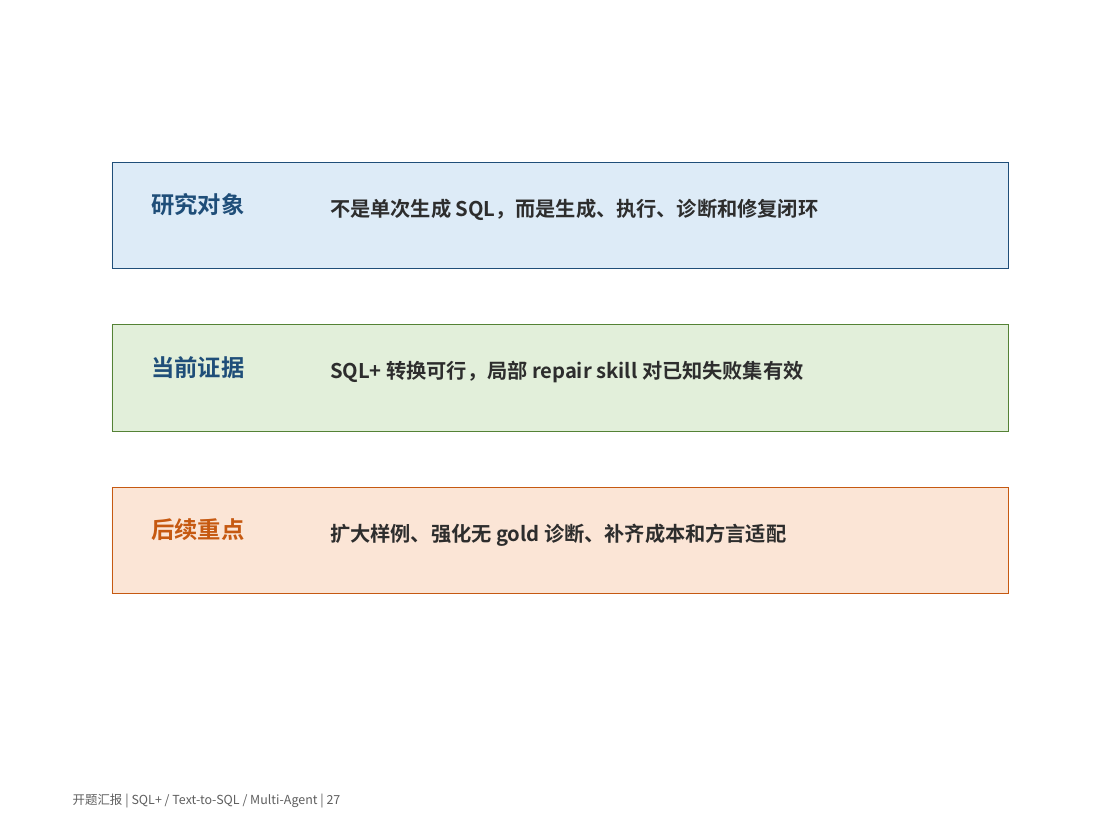
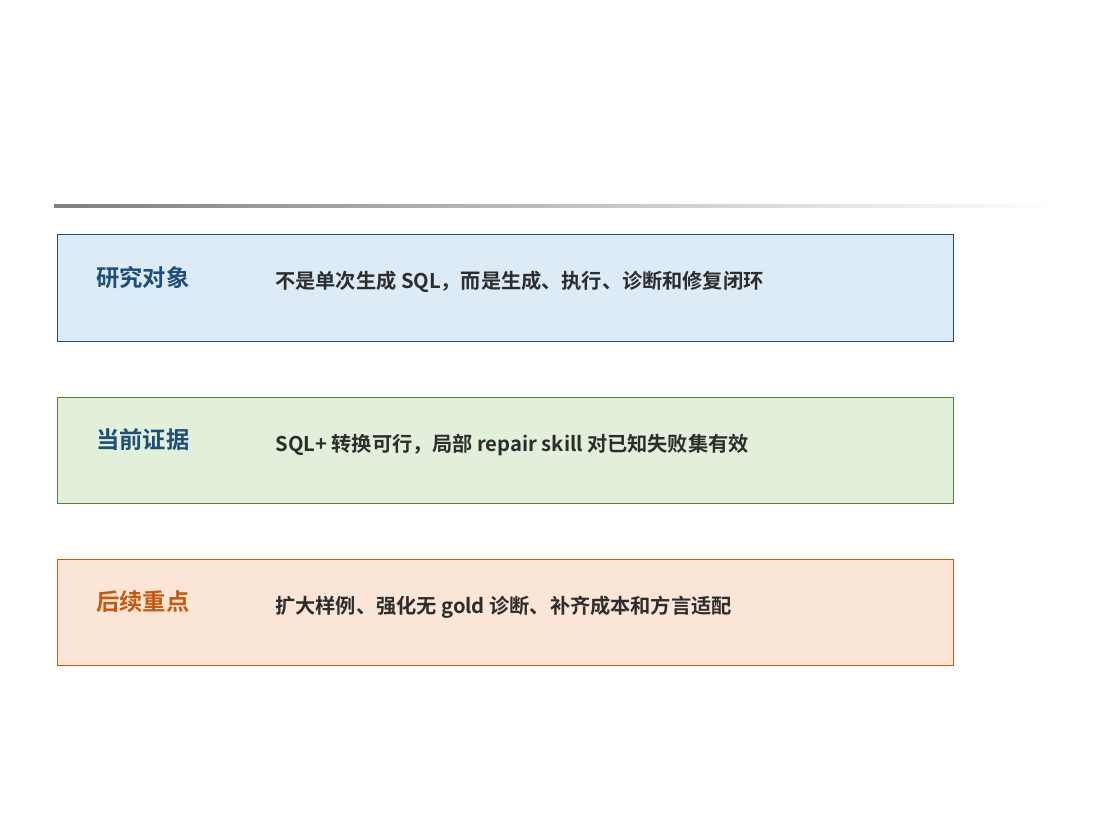
Before and after one commit to 3444374/nl2sql, a slide deck: slide 27 of docs/opening/opening_ppt_template_version_v3.pptx. Drawn at 1120x840 pixels with LibreOffice and Linux fonts; fonts in the diff are those of the drawing; background and template pictures are left out. Boxes give left, top, right and bottom in pixels: in the first picture for what was removed or moved away, otherwise in the second. Text is boxed around its words. In the diff, an @@ line names an element or a change of style, - is before the commit and + after.

```diff
--- a/docs/opening/opening_ppt_template_version_v3.pptx
+++ b/docs/opening/opening_ppt_template_version_v3.pptx
@@ rectangle removed at (43, 121, 1079, 773) @@
@@ rectangle added at (54, 204, 1062, 207), fill gradient #808080 to #FFFFFF @@
@@ 4 texts, 3 rectangles: place and size @@
-4 texts, 3 rectangles at (112, 162, 1008, 594)
+4 texts, 3 rectangles at (57, 235, 953, 666)
@@ text "后续重点": place and size @@
-text "后续重点" at (151, 518, 244, 540)
+text "后续重点" at (96, 590, 189, 612)
@@ text "扩大样例、强化无 gold 诊断、补齐成本和方言适配": place and size @@
-text "扩大样例、强化无 gold 诊断、补齐成本和方言适配" at (330, 523, 786, 546)
+text "扩大样例、强化无 gold 诊断、补齐成本和方言适配" at (276, 595, 732, 618)
@@ text removed at (73, 793, 341, 807) @@
-开题汇报 | SQL+ / Text-to-SQL / Multi-Agent | 27
```
Also in this commit, not shown: 5 other slides changed, 7 other files.
